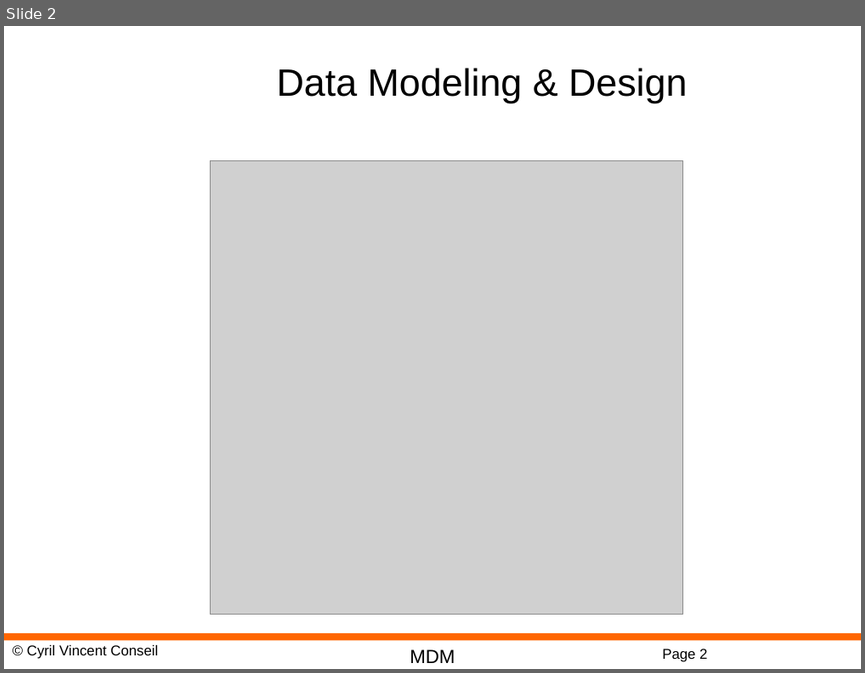
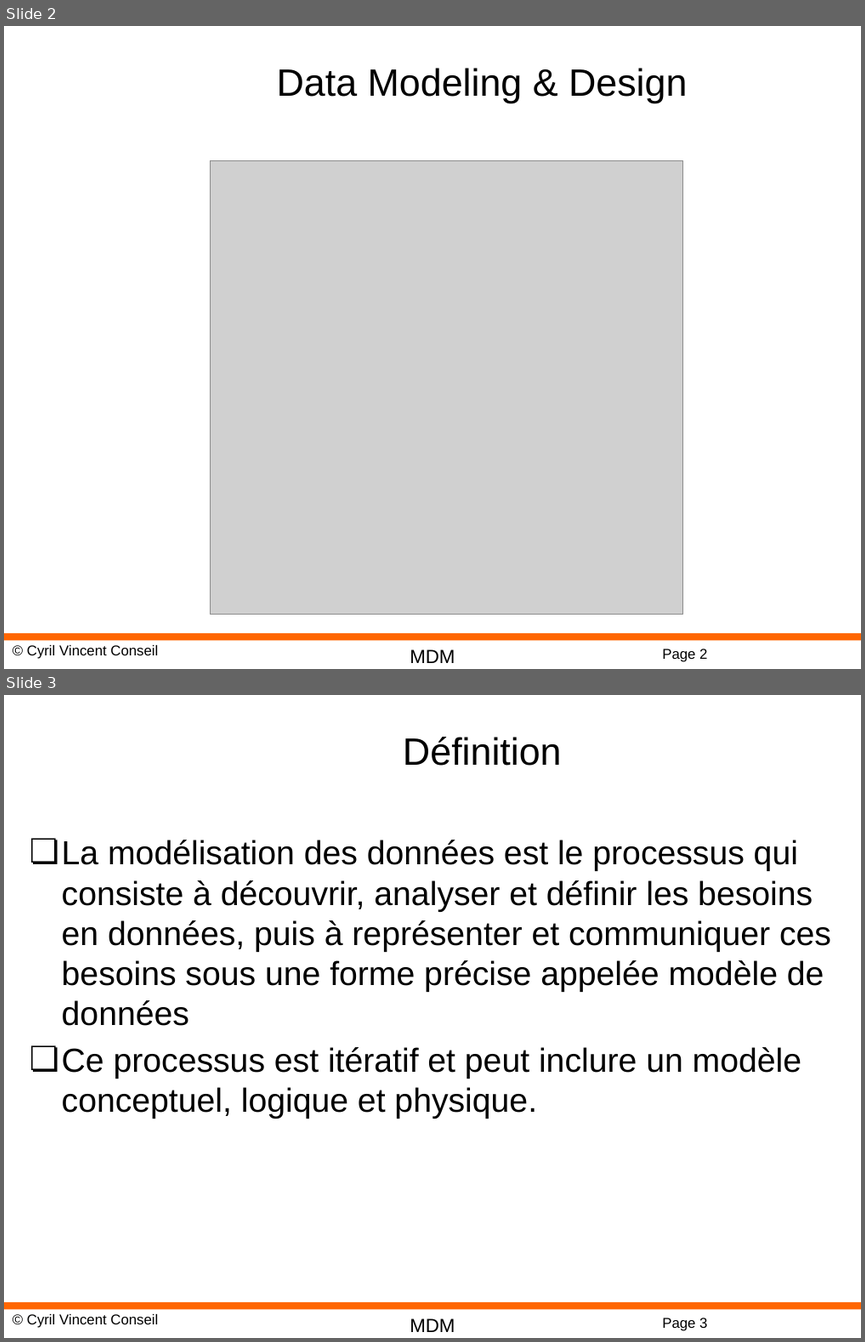
Before and after one commit to cyrilvincent/mdm, a slide deck: DM05-Design.pptx. Shown one above the other, each under a label of ours: slide 2 before the commit, slides 2 and 3 after it. The pictures are 865x673 and 865x1342 pixels, drawn with LibreOffice and Linux fonts; fonts in the diff are those of the drawing; grey boxes stand for pictures; background and template pictures are left out. Boxes give left, top, right and bottom in pixels: in the first picture for what was removed or moved away, otherwise in the second. Text is boxed around its words. In the diff, an @@ line names an element or a change of style, - is before the commit and + after.

```diff
--- a/DM05-Design.pptx
+++ b/DM05-Design.pptx
@@ slide 3 added at (4,695,861,1338), background #FFFFFF; not listed: 4 template elements that a slide beside it also shows @@
@@ title added at (403,737,562,766), 32 pt, text #000000 @@
+Définition
@@ text added at (62,839,831,1118), 28 pt, text #000000 @@
+❏ La modélisation des données est le processus qui consiste à découvrir, analyser et définir les besoins en données, puis à représenter et communiquer ces besoins sous une forme précise appelée modèle de données
+❏ Ce processus est itératif et peut inclure un modèle conceptuel, logique et physique.
```
Also in this commit, not shown: 1 slide changed, 58 other slides added, 3 slides removed, 32 other files.
